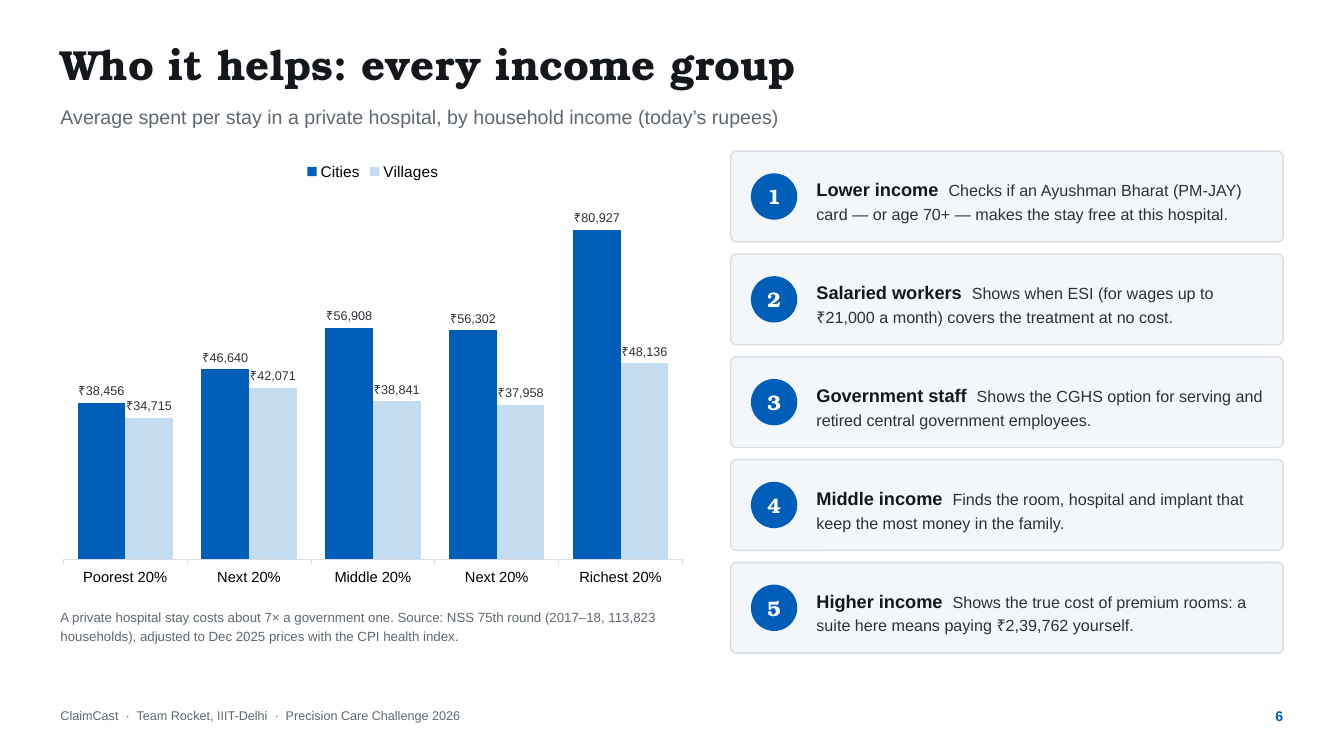
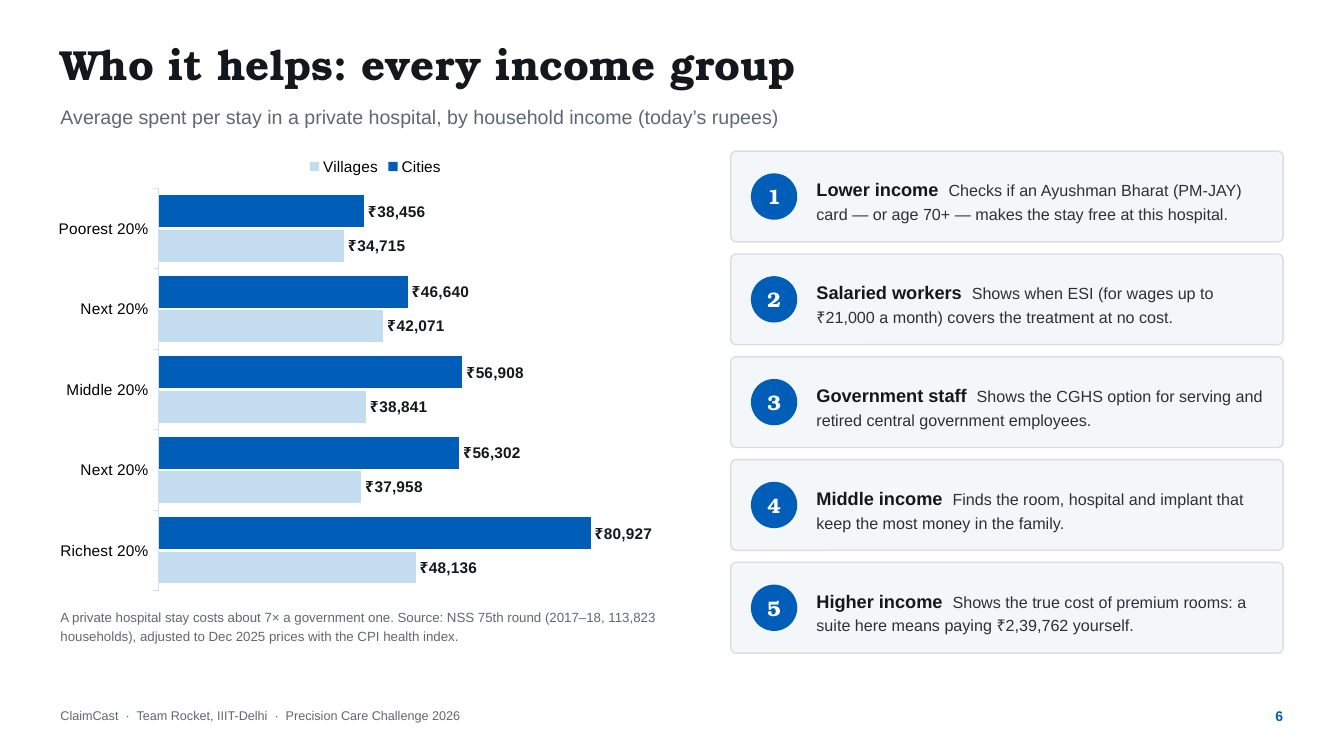
Before and after one commit to aniket-3001/ClaimCast, a slide deck: slide 6 of presentation deck/ClaimCast - Pitch Deck.pptx. Drawn at 1344x756 pixels with LibreOffice and Linux fonts; fonts in the diff are those of the drawing. Boxes give left, top, right and bottom in pixels: in the first picture for what was removed or moved away, otherwise in the second. Text is boxed around its words. In the diff, an @@ line names an element or a change of style, - is before the commit and + after.

```diff
--- a/presentation deck/ClaimCast - Pitch Deck.pptx
+++ b/presentation deck/ClaimCast - Pitch Deck.pptx
@@ column chart at box(45, 146, 706, 600) @@
@@ column chart to bar chart @@
@@ data labels of Cities changed @@
@@ data labels of Villages changed @@
@@ category axis changed @@
@@ value axis changed @@
@@ bar spacing changed @@
@@ bar chart: place and size @@
-bar chart at box(50, 151, 696, 595)
+bar chart at box(45, 146, 706, 600)
```
Also in this commit, not shown: 3 other slides changed, 3 other files.
